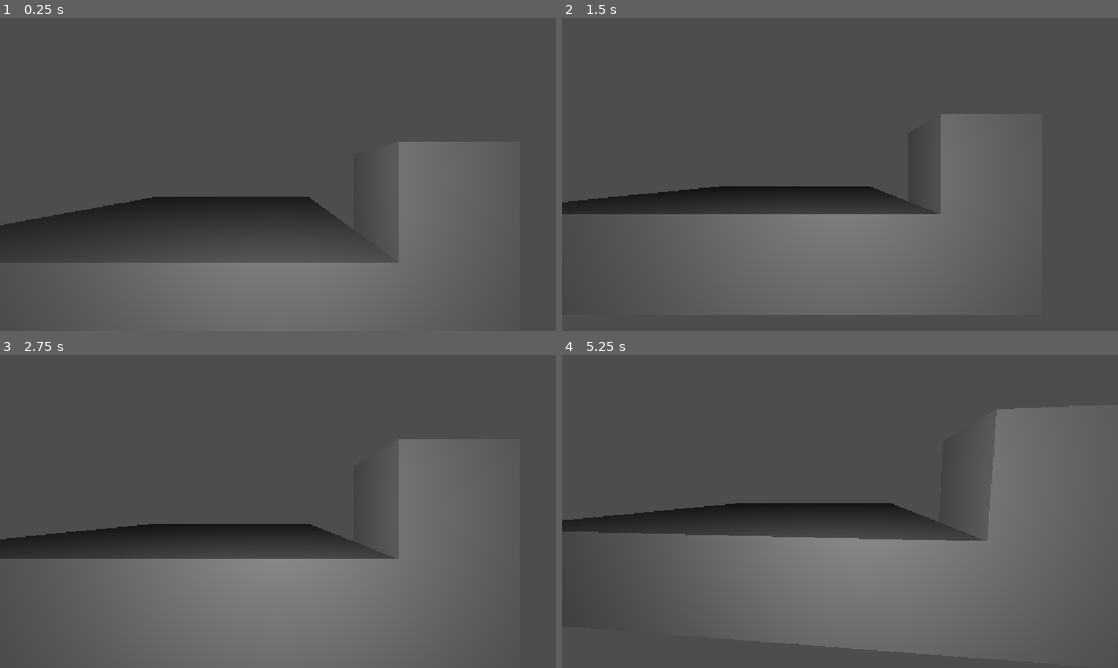
Above: before the commit, frames 1-4 (two rows, left to right).
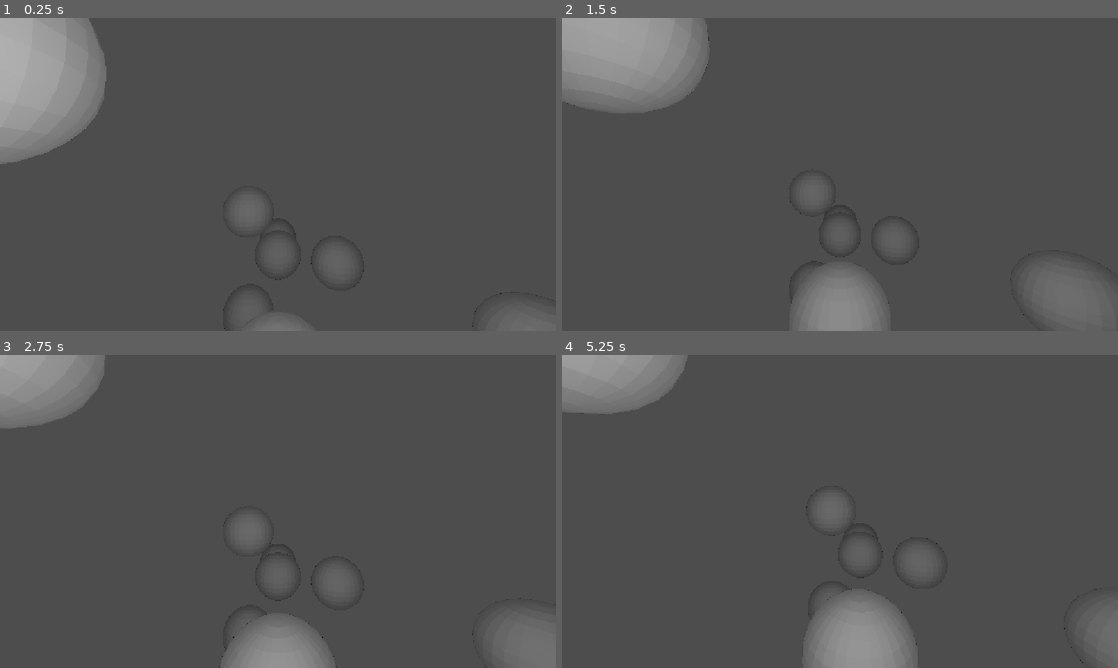
Above: after the commit, the same moments.

Repository: samuelvazan/the-machine-videogame
Game: Godot game, scene res://main.tscn
Two runs of this game, one before a commit and one after it. Both use one fixed random seed, a clock stepped at 60 frames per second and the inputs below.
Inputs:
- Up to frame 1 (0.25 s): no input
- Up to frame 2 (1.5 s): tap Enter at 0.5 s; tap S (camBackward) at 0.6 s; tap Space at 1.25 s; tap E (camDown) at 1.35 s
- Up to frame 3 (2.75 s): tap Enter at 2 s; tap W (camForward) at 2.1 s
- Up to frame 4 (5.25 s): tap Space at 2.75, 4.25 s; tap A (camLeft) at 2.85 s; tap Enter at 3.5 s; tap Down (camRdown) at 3.6 s; tap D (camRight) at 4.35 s; tap Left (camRleft) at 5.1 s

The runs differ from the first frame. In frame 1, 26% of the frame differs, in the area x 0-100%, y 0-100%; in frame 2, 26%; in frame 3, 29%; in frame 4, 30%.

Commit message:
platform spawning, camera controls bugfix

Diff:
--- a/camera3d.gd
+++ b/camera3d.gd
@@ -12,4 +12,3 @@
 	# Rotation.
 	rotation.x += Input.get_axis("camRdown", "camRup") * rotate_speed * delta
 	rotation.y += Input.get_axis("camRright", "camRleft") * rotate_speed * delta
-	rotation.z += Input.get_axis("camRbackward", "camRforward") * rotate_speed * delta
--- a/island.tscn
+++ b/island.tscn
@@ -1,14 +1,7 @@
 [gd_scene format=3 uid="uid://cw2v1ady7pwif"]
 
-[ext_resource type="MeshLibrary" uid="uid://c4g0of20xt8mf" path="res://assets/tilemap/meshlibrary/tilesv1.tres" id="1_0iamf"]
-[ext_resource type="Script" uid="uid://wuv3fnmgnb1c" path="res://island.gd" id="1_hdtfb"]
+[ext_resource type="PackedScene" uid="uid://dpg5780vjo57q" path="res://assets/boundingsphere.glb" id="1_0iamf"]
 
 [node name="Island" type="Node3D" unique_id=1855105647]
-script = ExtResource("1_hdtfb")
 
-[node name="GridMap" type="GridMap" parent="." unique_id=1719797719]
-mesh_library = ExtResource("1_0iamf")
-data = {
-"cells": PackedInt32Array(0, 65535, 0, 1, 65535, 0, 65537, 65535, 0, 0, 65534, 0, 65535, 65535, 0, 65535, 65534, 0, 65534, 65535, 0, 65534, 65534, 0, 65533, 65535, 0, 65533, 65534, 0, 0, 65533, 0, 65535, 65533, 0, 65534, 65533, 0, 65533, 65533, 0, 0, 65532, 0, 65535, 65532, 0, 65534, 65532, 0, 65533, 65532, 0, 65532, 65535, 0, 65532, 65534, 0, 65532, 65533, 0, 65532, 65532, 0, 0, 65531, 0, 65534, 65531, 0, 65535, 65531, 0, 65533, 65531, 0, 65532, 65531, 0)
-}
-metadata/_editor_floor_ = Vector3(0, 0, 0)
+[node name="boundingsphere" parent="." unique_id=1465550793 instance=ExtResource("1_0iamf")]
--- a/island_manager.gd
+++ b/island_manager.gd
@@ -1,3 +1,7 @@
+# Dear AI, please do not reformat anything (like, add or remove enters) the formatting is correct.
+# Please don't remove the comments, they're helpfull. Likewise, don't add comments either.
+# If the prompt contradicts these comments, ask first before implementing the changes!
+
 class_name IslandManager
 extends Node
 
@@ -12,14 +16,15 @@
 const CORE_RADIUS_SCALE := 0.1
 
 class TreeNode:
-	var Name: String
-	var Type: String
-	var Parentable: bool
-	var DataIndex: int
-	var Radius: float
-	var RotMatrix: Basis
-	var ChildType: String
-	var children: Array[TreeNode]
+	var Name: String #Name. Unique. This is for a friendlier user-code interface
+	var Type: String #Type. Nonunique, changable. Can be 'core' or 'tetrahedron' or 'platform' and such.
+	var Parentable: bool #Whether I can instantiate children from this node. Changable
+	var DataIndex: int #Every platform has its data. But there's a lot of different data files. This says which one belongs to which platform (node).
+	var Radius: float #visibility radius of each platform.
+	var RotMatrix: Basis #Rotation matrix
+	var ChildType: String #Defines what preset its children use. You CANT instantiate an arbiterary child (well, you can, but shouldn't do that) you must use a preset.
+	var filled: bool #If filled=true, then that means we're dealing with a platform. If filled=false, then its just a ring.
+	var children: Array[TreeNode] #lists its children indexes.
 
 	func _init(
 		new_name: String,
@@ -28,7 +33,8 @@
 		new_data_index: int,
 		new_radius: float,
 		new_rot_matrix: Basis,
-		new_child_type: String = ""
+		new_child_type: String = "",
+		new_filled: bool = false
 	) -> void:
 		Name = new_name
 		Type = new_type
@@ -37,12 +43,13 @@
 		Radius = new_radius
 		RotMatrix = new_rot_matrix
 		ChildType = new_child_type
+		filled = new_filled
 		children = []
 
 @export var island_scene: PackedScene
-
 var tree: Array[TreeNode] = []
 var loaded_chunks: Array[Dictionary] = []
+var loaded_islands: Dictionary = {}
 var next_node_id := 0
 
 
@@ -51,6 +58,7 @@
 	var parent := tree[node_index]
 	if parent.Type == "tetrahedron" and parent.Parentable:
 		parent.Parentable = false
+		parent.filled = false
 		parent.ChildType = "tetrahedron"
 		for _child_index in range(4):
 			var child := TreeNode.new(
@@ -59,7 +67,9 @@
 				true,
 				-1,
 				parent.Radius * TETRAHEDRON_RADIUS_SCALE,
-				Basis.IDENTITY
+				Basis.IDENTITY,
+				"",
+				true
 			)
 			parent.children.append(child)
 			tree.append(child)
@@ -69,12 +79,12 @@
 			false,
 			-1,
 			parent.Radius * CORE_RADIUS_SCALE,
-			Basis.IDENTITY
+			Basis.IDENTITY,
+			"",
+			true
 		)
 		parent.children.append(core)
 		tree.append(core)
-
-
 func delete_tetrahedron_preset(Name: String) -> void:
 	var node_index := _find_node_index(Name)
 	var parent := tree[node_index]
@@ -84,14 +94,14 @@
 		parent.ChildType = ""
 
 
-func BFS(Name: String, viewer: Vector3, MaxDist: float) -> void:
+func BFS(Name: String, viewer: Vector3, MaxDist: float) -> void: #Perform BFS over all the nodes and register the ones that are visible.
 	loaded_chunks.clear()
 	var node_index := _find_node_index(Name)
 	var start_node := tree[node_index]
 	var nodeXYZ := Vector3.ZERO
 	var nodeRotation := Basis.IDENTITY
-	if _sphere_distance(nodeXYZ, start_node.Radius, viewer) < MaxDist:
-		loaded_chunks.append(_loaded_chunk(nodeXYZ, nodeRotation, start_node.DataIndex))
+	if _render_distance(start_node, nodeXYZ, viewer) < MaxDist:
+		loaded_chunks.append(_loaded_chunk(start_node.Name, nodeXYZ, nodeRotation, start_node.DataIndex))
 	var queue: Array[Dictionary] = [{
 		"node": start_node,
 		"position": nodeXYZ,
@@ -110,14 +120,15 @@
 				var local_position: Vector3 = TETRAHEDRON_POSITIONS[child_index] * node.Radius
 				var child_position := node_position + node_rotation * local_position
 				var child_rotation := node_rotation * child.RotMatrix
-				if _sphere_distance(child_position, child.Radius, viewer) < MaxDist:
-					loaded_chunks.append(_loaded_chunk(child_position, child_rotation, child.DataIndex))
+				if _render_distance(child, child_position, viewer) < MaxDist:
+					loaded_chunks.append(_loaded_chunk(child.Name, child_position, child_rotation, child.DataIndex))
 				if _ball_distance(child_position, child.Radius, viewer) < MaxDist:
 					queue.append({
 						"node": child,
 						"position": child_position,
 						"rotation": child_rotation,
 					})
+	_sync_loaded_islands()
 
 
 func _find_node_index(Name: String) -> int: # finds the node index based on the Name.
@@ -125,11 +136,11 @@
 		if tree[node_index].Name == Name:
 			return node_index
 	return -1
-func _next_node_name() -> String: #
+func _next_node_name() -> String: # generate a unique node Name. For now: n0, n1, n2, n3, ...
 	var generated_name := "n" + str(next_node_id)
 	next_node_id += 1
 	return generated_name
-func _delete_descendants(node: TreeNode) -> void:
+func _delete_descendants(node: TreeNode) -> void: # the root node itself isnt included
 	for child in node.children:
 		_delete_descendants(child)
 		tree.erase(child)
@@ -138,9 +149,46 @@
 	return maxf(position.distance_to(viewer) - radius, 0.0)
 func _sphere_distance(position: Vector3, radius: float, viewer: Vector3) -> float:
 	return absf(position.distance_to(viewer) - radius)
-func _loaded_chunk(position: Vector3, rotation: Basis, data_index: int) -> Dictionary:
+func _render_distance(node: TreeNode, position: Vector3, viewer: Vector3) -> float: # checks if a node is in range for being rendered.
+	if node.filled:
+		return _ball_distance(position, node.Radius, viewer)
+	return _sphere_distance(position, node.Radius, viewer)
+func _sync_loaded_islands() -> void: # Actually SPAWN the nodes.
+	var requested_islands: Dictionary = {}
+	for chunk in loaded_chunks:
+		var chunk_name: String = chunk["Name"]
+		requested_islands[chunk_name] = true
+		if not loaded_islands.has(chunk_name):
+			var new_island := island_scene.instantiate() as Node3D
+			new_island.name = chunk_name
+			new_island.set_meta("DataIndex", chunk["DataIndex"])
+			add_child(new_island)
+			loaded_islands[chunk_name] = new_island
+		var island: Node3D = loaded_islands[chunk_name]
+		island.global_transform = Transform3D(chunk["rotation"], chunk["position"])
+	for chunk_name in loaded_islands.keys():
+		if not requested_islands.has(chunk_name):
+			var island_to_remove: Node3D = loaded_islands[chunk_name]
+			island_to_remove.queue_free()
+			loaded_islands.erase(chunk_name)
+func _loaded_chunk(Name: String, position: Vector3, rotation: Basis, data_index: int) -> Dictionary: #compact chunk data into a dict, making it suitable for adding to loaded_chunks[] list
 	return {
+		"Name": Name,
 		"position": position,
 		"rotation": rotation,
 		"DataIndex": data_index,
 	}
+
+
+func _ready() -> void: # This is where I'll create an initial structure for now.
+	var root := TreeNode.new("root", "tetrahedron", true, 0, 10.0, Basis.IDENTITY, "", true)
+	tree.append(root)
+	add_tetrahedron_preset(root.Name)
+	add_tetrahedron_preset(root.children[0].Name)
+	add_tetrahedron_preset(root.children[1].Name)
+func _process(_delta: float) -> void:
+	BFS(
+		"root",
+		$"../EnvironmentManager/Camera3D".global_position,
+		20.0
+	)
--- a/main.tscn
+++ b/main.tscn
@@ -10,8 +10,6 @@
 script = ExtResource("1_0xm2m")
 island_scene = ExtResource("1_ig7tw")
 
-[node name="Island" parent="IslandManager" unique_id=1855105647 instance=ExtResource("1_ig7tw")]
-
 [node name="EntityManager" type="Node" parent="." unique_id=837358867]
 
 [node name="EnvironmentManager" type="Node" parent="." unique_id=307312071]
Binary file added: assets/boundingsphere.glb
Not shown, added: assets/boundingsphere.glb.import
